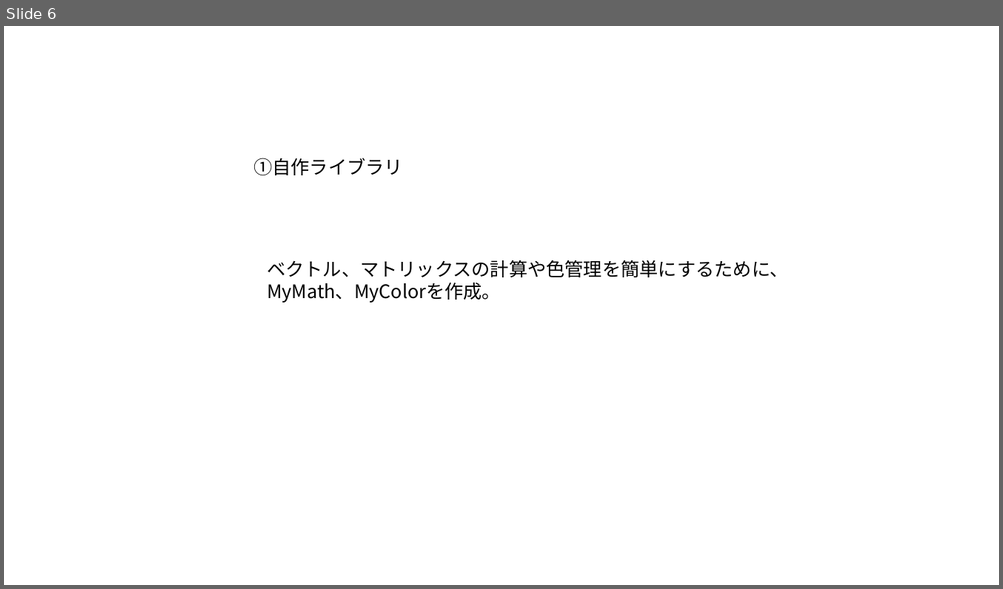
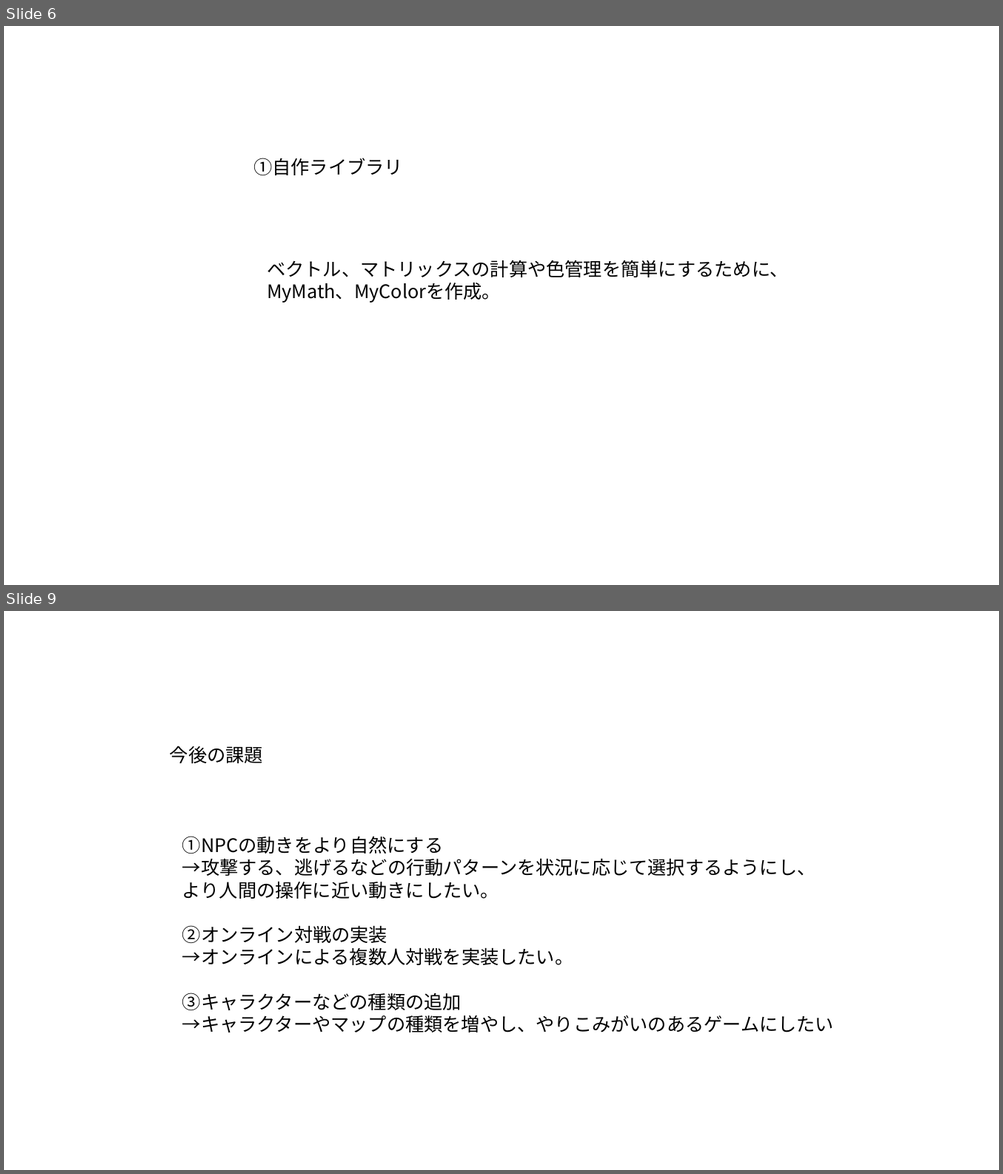
Before and after one commit to soushi1116/Employment_Local, a slide deck: 作品説明資料.pptx. Shown one above the other, each under a label of ours: slide 6 before the commit, slides 6 and 9 after it; the slides between them are not shown. The pictures are 1003x589 and 1003x1174 pixels, drawn with LibreOffice and Linux fonts; fonts in the diff are those of the drawing. Boxes give left, top, right and bottom in pixels: in the first picture for what was removed or moved away, otherwise in the second. Text is boxed around its words. In the diff, an @@ line names an element or a change of style, - is before the commit and + after.

```diff
--- a/作品説明資料.pptx
+++ b/作品説明資料.pptx
@@ slide 9 added at bbox=[4, 611, 999, 1170], background #FFFFFF @@
@@ text added at bbox=[170, 746, 263, 763], 18 pt, text #000000 @@
+今後の課題
@@ text added at bbox=[182, 836, 834, 1033], 18 pt, text #000000 @@
+①NPCの動きをより自然にする
+→攻撃する、逃げるなどの行動パターンを状況に応じて選択するようにし、
+より人間の操作に近い動きにしたい。
+②オンライン対戦の実装
+→オンラインによる複数人対戦を実装したい。
+③キャラクターなどの種類の追加
+→キャラクターやマップの種類を増やし、やりこみがいのあるゲームにしたい
```
Also in this commit, not shown: 1 slide changed, 2 other slides added, 2 slides removed, 1 other file.
